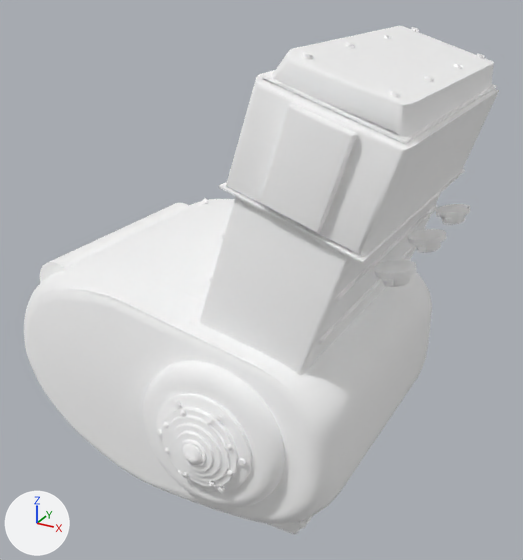
Two versions of the glTF model Data/BikesV2/kits/hartwell_chopper__b_covers_target_brass.glb, one commit apart.
Rendered twice from a 50 mm lens placed at (1.199, -0.789, 0.876), pointed at (0.769, -0.007, 0.485). The axes (+X, +Y, +Z) are drawn at lower left. The lights are the same throughout. The first picture is the older version. Vertices at exactly the same position are counted once.

The first picture shows 'hartwell_chopper__b_covers_target_brass'.
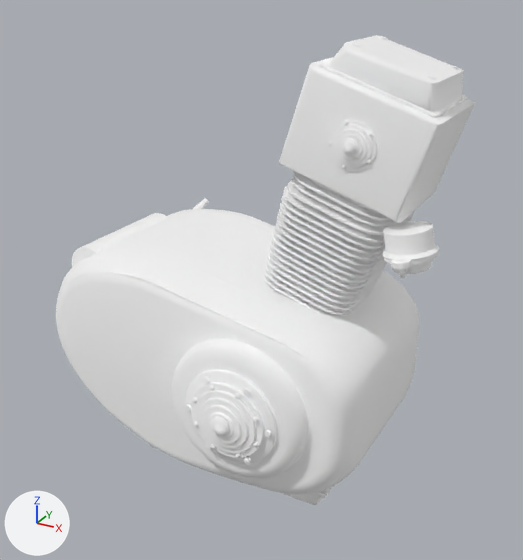
Where the change shows, as pixel boxes [x1, y1, x2, y2] in the pictures (523 x 560 px):
'hartwell_chopper__b_covers_target_brass', reshaped (12% narrower, 7% shorter)
    before: [24, 26, 499, 534]
    after: [56, 35, 475, 505]
part 1 of me_mesh_0, rebuilt (11% narrower, 12% shorter)
    before: [24, 199, 432, 524]
    after: [56, 209, 419, 494]
part 2 of me_mesh_0, rebuilt
    before: [261, 72, 497, 144]
    after: [319, 62, 468, 118]
part 3 of me_mesh_0, rebuilt (mostly hidden)
    before: [292, 516, 313, 527]
    after: [312, 486, 333, 498]
part 4 of me_mesh_0, rebuilt
    before: [40, 203, 190, 283]
    after: [72, 213, 168, 267]
part 5 of me_mesh_0, rebuilt (39% narrower, 30% shorter)
    before: [271, 26, 494, 136]
    after: [328, 35, 463, 112]
part 6 of me_mesh_0, rebuilt
    before: [200, 193, 441, 375]
    after: [265, 171, 414, 316]
part 7 of me_mesh_0, rebuilt
    before: [226, 70, 499, 257]
    after: [279, 57, 475, 223]
part 8 of me_mesh_0, rebuilt (mostly hidden)
    before: [266, 523, 301, 534]
    after: [151, 445, 321, 505]
part 9 of me_mesh_0, deleted
    before: [156, 27, 484, 529]
part 10 of me_mesh_0, cut back
    before: [38, 169, 465, 511]
    after: [70, 36, 458, 499]

The change, as a diff of the scene's bpy script:
```diff
--- a/Data/BikesV2/kits/hartwell_chopper__b_covers_target_brass.glb.py
+++ b/Data/BikesV2/kits/hartwell_chopper__b_covers_target_brass.glb.py
@@ me_mesh_0 @@
-me_mesh_0.from_pydata(...)  # 6034 vertices, 11604 faces; spans x 0.495..1.012, y -0.247..0.24, z 0.215..0.802
+me_mesh_0.from_pydata(...)  # 8201 vertices, 15934 faces; spans x 0.495..1.014, y -0.187..0.18, z 0.215..0.799
+# me_mesh_0 part 1: the loose piece of 648 vertices spanning x 0.495..0.96, y -0.2..0.2, z 0.235..0.532 is rebuilt with 648 vertices and now spans x 0.495..0.96, y -0.14..0.14, z 0.235..0.532
+# me_mesh_0 part 2: the loose piece of 96 vertices spanning x 0.862..1.007, y -0.177..0.177, z 0.73..0.78 is rebuilt with 96 vertices and now spans x 0.869..0.999, y -0.063..0.063, z 0.733..0.777
+# me_mesh_0 part 3: the loose piece of 96 vertices spanning x 0.61..0.915, y -0.164..0.164, z 0.249..0.254 is rebuilt with 96 vertices and now spans x 0.61..0.915, y -0.104..0.104, z 0.249..0.254, in mat_s095 (white #ffffff)
+# me_mesh_0 part 4: the loose piece of 72 vertices spanning x 0.53..0.59, y -0.17..0.126, z 0.468..0.528 is rebuilt with 72 vertices and now spans x 0.53..0.59, y -0.11..0.066, z 0.468..0.528, in mat_s023 (white #ffffff)
+# me_mesh_0 part 5: the loose piece of 48 vertices spanning x 0.864..1.004, y -0.175..0.175, z 0.731..0.802 is rebuilt with 48 vertices and now spans x 0.871..0.997, y -0.06..0.06, z 0.733..0.799, in mat_s023 (white #ffffff)
+# me_mesh_0 part 6: the loose piece of 48 vertices spanning x 0.777..0.963, y -0.18..0.18, z 0.451..0.662 is rebuilt with 1479 vertices and now spans x 0.78..0.957, y -0.075..0.075, z 0.45..0.659, in mat_s022 (white #ffffff)
+# me_mesh_0 part 7: the loose piece of 48 vertices spanning x 0.819..1.012, y -0.185..0.185, z 0.616..0.779 is rebuilt with 48 vertices and now spans x 0.823..1.008, y -0.073..0.073, z 0.617..0.777, in mat_s022 (white #ffffff)
+# me_mesh_0 part 8: the loose piece of 48 vertices spanning x 0.616..0.909, y -0.158..0.158, z 0.221..0.251 is rebuilt with 48 vertices and now spans x 0.616..0.909, y -0.098..0.098, z 0.221..0.251, in mat_s095 (white #ffffff)
+# me_mesh_0 part 9: 74 loose pieces with 2288 vertices, spanning x 0.612..1.007, y -0.235..0.24, z 0.246..0.8, are deleted
+# me_mesh_0 part 10: 2212 vertices removed from x 0.518..1.007, y -0.247..0.235, z 0.255..0.669; 5236 vertices added at x 0.518..1.014, y -0.187..0.18, z 0.246..0.798
+# other edits to the shape of me_mesh_0 do not show in these pictures
 me_mesh_0.materials.append(mat_s006)
@@ me_mesh_0 @@
 me_mesh_0.materials.append(mat_s152)
+me_mesh_0.materials.append(mat_s095)  # white #ffffff
+me_mesh_0.materials.append(mat_s100)  # white #ffffff
+me_mesh_0.materials.append(mat_s155)  # white #ffffff
+me_mesh_0.materials.append(mat_s156)  # white #ffffff
+me_mesh_0.materials.append(mat_s157)  # white #ffffff
+me_mesh_0.materials.append(mat_s158)  # white #ffffff
```
